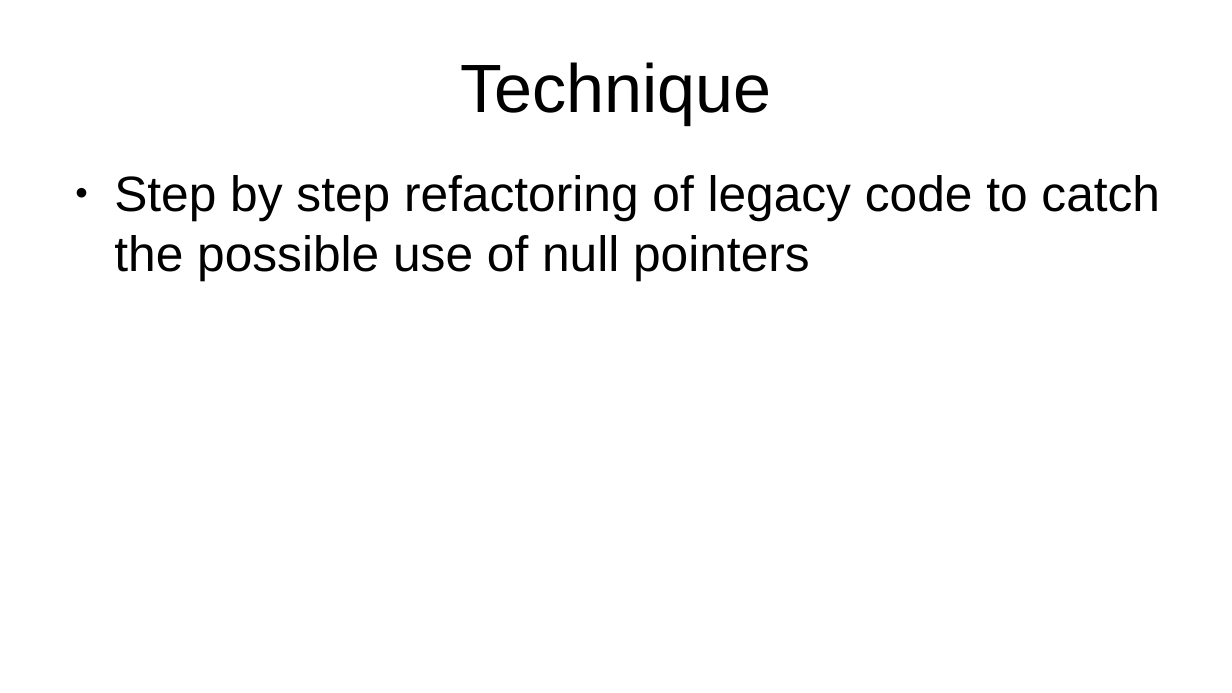
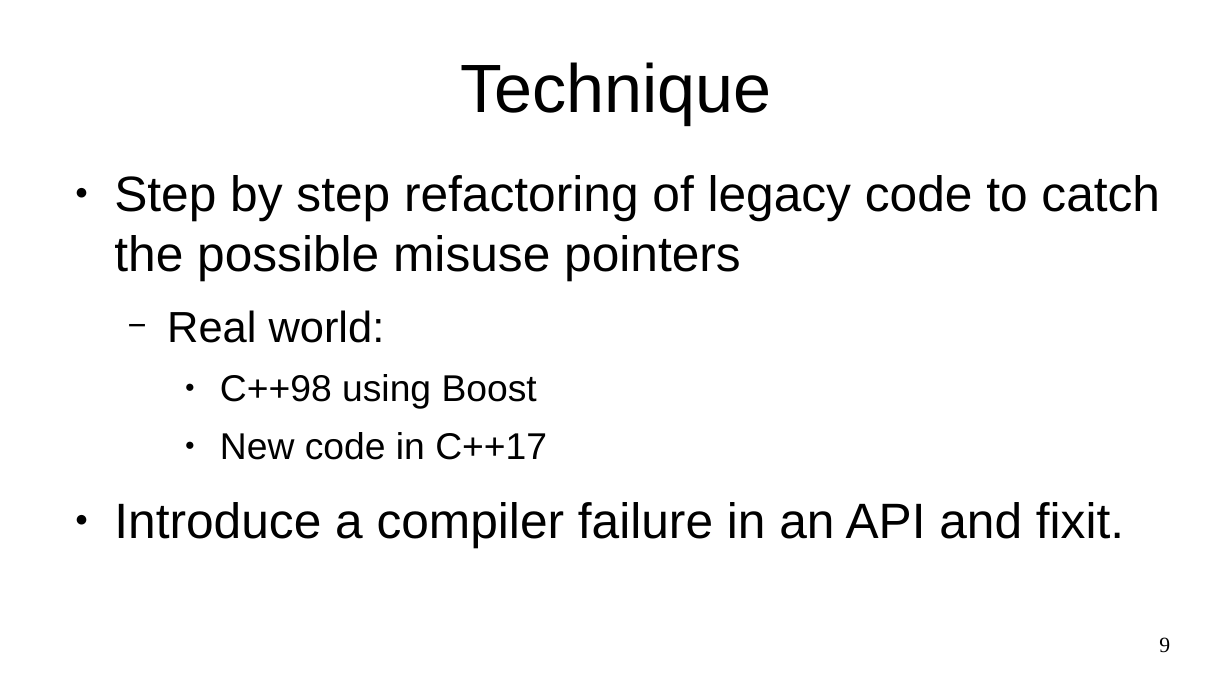
Before and after one commit to marcpawl/nullptr, a slide deck: slide 9 of slideshow.odp (slide 6 before the commit). Drawn at 1232x693 pixels with LibreOffice and Linux fonts; fonts in the diff are those of the drawing. Boxes give left, top, right and bottom in pixels: in the first picture for what was removed or moved away, otherwise in the second. Text is boxed around its words. In the diff, an @@ line names an element or a change of style, - is before the commit and + after.

```diff
--- a/slideshow.odp
+++ b/slideshow.odp
@@ text at [114, 175, 1160, 548]: text changed @@
-● Step by step refactoring of legacy code to catch the possible use of null pointers
+● Step by step refactoring of legacy code to catch the possible misuse pointers
+  − Real world:
+    ● C++98 using Boost
+    ● New code in C++17
+● Introduce a compiler failure in an API and fixit.
@@ page number added at [1159, 637, 1170, 653], 14 pt, text #000000 @@
+9
```
Also in this commit, not shown: 46 other slides changed, 20 slides added, 12 slides removed.
